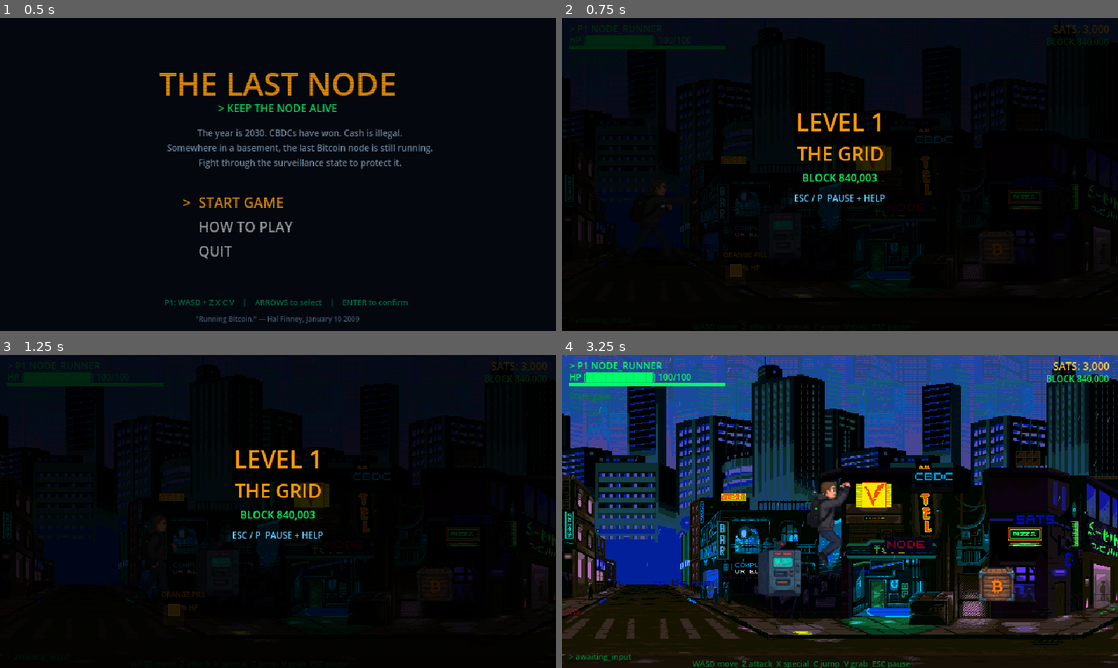
Above: before the commit, frames 1-4 (two rows, left to right).
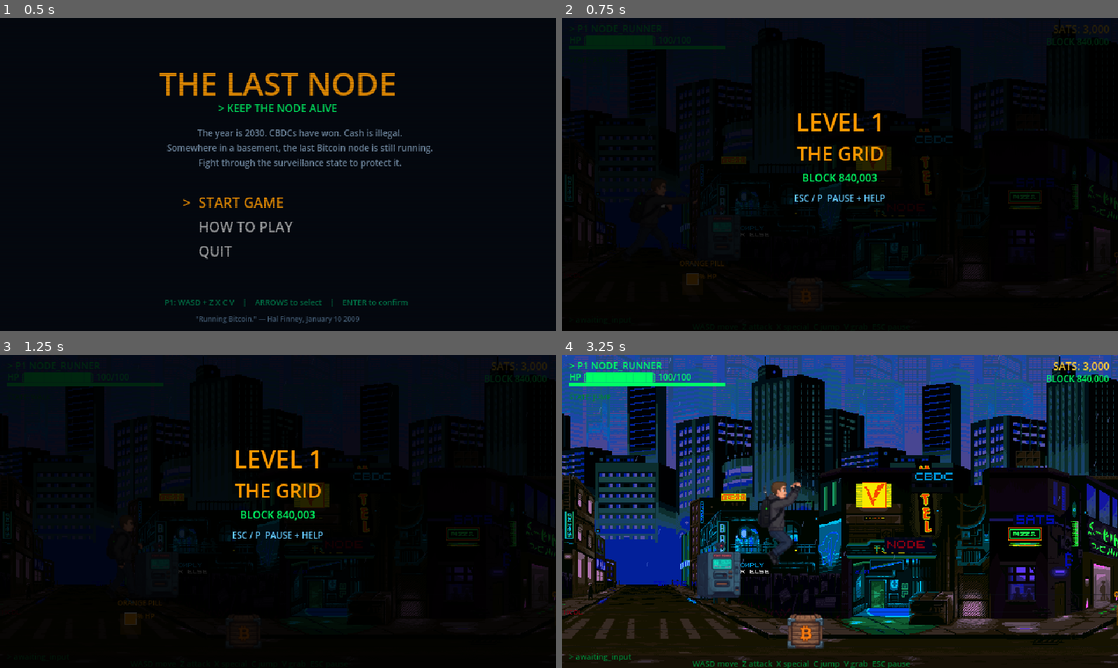
Above: after the commit, the same moments.

Repository: satsdisco/the-last-node-godot
Game: Godot game, scene res://scenes/ui/title_screen.tscn
Same seed, same stepped clock (60 frames per second), same inputs: the game is played once before the commit and once after it.
Inputs (mouse positions are in pixels of both pictures, inside the frame that each line leads up to):
- Up to frame 1 (0.5 s): no input
- Up to frame 2 (0.75 s): tap Enter at 0.5 s; move the mouse to (962, 158) at 0.52 s; hold D (move_right) from 0.53 s (still down); tap Z (attack) at 0.6 s; click (962, 158) at 0.67 s
- Up to frame 3 (1.25 s): keep holding D (move_right); tap C (jump) at 0.77 s
- Up to frame 4 (3.25 s): move the mouse to (728, 527) at 1.27 s; release D (move_right) at 1.28 s; hold S (move_down) 1.28-2.03 s; tap V (grab) at 1.35 s; tap C (jump) at 1.52, 3.02 s; move the mouse to (895, 442) at 2.02 s; hold D (move_right) 2.03-2.78 s; tap X (special) at 2.1 s; move the mouse to (812, 574) at 2.77 s; hold W (move_up) from 2.78 s (still down); tap Enter at 2.85 s; click (812, 574) at 2.92 s

Frame 1 is identical in both runs. In frame 2, 0.5% of the frame differs, in the area x 21-100%, y 60-92%; in frame 3, 0.6%; in frame 4, 5.4%, in the area x 24-100%, y 40-94%.

Commit message:
Rebalance difficulty — more health, better prop placement
Props repositioned between encounter zones (not inside fight areas):
- Placed at street edges (FLOOR_TOP and FLOOR_BOTTOM)
- Spaced between encounters for natural discovery
- Crates at front of street, machines at back

Health/power-up drops significantly boosted:
- Enemy drop rate: 35% health (was 25%), 40% sats (was 60%)
- Pre-placed orange pills after every encounter
- Boss prep area has 2 heals + cold storage + damage buff
- Free heal at level start

Game should be beatable now without perfect play.

Co-Authored-By: Claude Opus 4.6 (1M context) <noreply@anthropic.com>

Diff:
--- a/scripts/pickup.gd
+++ b/scripts/pickup.gd
@@ -203,13 +203,14 @@
 	return p
 
 static func spawn_random_drop(parent: Node, pos: Vector2):
-	# 60% sats, 25% orange pill, 10% power-up, 5% weapon
+	# 40% sats, 35% orange pill (health), 15% power-up, 10% weapon
+	# Generous health drops to keep the game fun, not frustrating
 	var roll = randf()
-	if roll < 0.60:
-		spawn_sats(parent, pos, [100, 100, 100, 250, 250, 500].pick_random())
-	elif roll < 0.85:
+	if roll < 0.40:
+		spawn_sats(parent, pos, [100, 100, 250, 250, 500].pick_random())
+	elif roll < 0.75:
 		spawn_power_up(parent, pos, PickupType.ORANGE_PILL)
-	elif roll < 0.95:
+	elif roll < 0.90:
 		var types = [PickupType.FULL_NODE, PickupType.COLD_STORAGE, PickupType.LIGHTNING]
 		spawn_power_up(parent, pos, types.pick_random())
 	else:
--- a/scripts/test_arena.gd
+++ b/scripts/test_arena.gd
@@ -82,26 +82,50 @@
 	player.add_child(camera)
 	camera.make_current()
 
-	# Destructible props along the level
-	# Props scattered through the level — mix of fiat oppression and resistance
-	# Placed at back edge of walkway (FLOOR_TOP=275) so they line the street
-	# Billboards behind the walk area since they're tall background props
-	Destructible.spawn(self, Vector2(250, FLOOR_TOP + 2), Destructible.PropType.VENDING)
-	Destructible.spawn(self, Vector2(500, FLOOR_TOP + 8), Destructible.PropType.CRATE)
-	Destructible.spawn(self, Vector2(750, FLOOR_TOP), Destructible.PropType.CHECKPOINT)
-	Destructible.spawn(self, Vector2(1050, FLOOR_TOP + 2), Destructible.PropType.ATM)
-	Destructible.spawn(self, Vector2(1350, FLOOR_TOP + 8), Destructible.PropType.CRATE)
-	Destructible.spawn(self, Vector2(1650, FLOOR_TOP - 10), Destructible.PropType.BILLBOARD)
-	Destructible.spawn(self, Vector2(1900, FLOOR_TOP + 2), Destructible.PropType.VENDING)
-	Destructible.spawn(self, Vector2(2200, FLOOR_TOP + 2), Destructible.PropType.ATM)
-	Destructible.spawn(self, Vector2(2500, FLOOR_TOP), Destructible.PropType.CHECKPOINT)
-	Destructible.spawn(self, Vector2(2750, FLOOR_TOP + 8), Destructible.PropType.CRATE)
-
-	# Pre-placed power-ups at key locations
-	Pickup.spawn_power_up(self, Vector2(200, 300), Pickup.PickupType.ORANGE_PILL)
-	Pickup.spawn_power_up(self, Vector2(1350, 300), Pickup.PickupType.ORANGE_PILL)
-	# Boss prep — heal + damage buff + weapon before the captain
-	Pickup.spawn_power_up(self, Vector2(2700, 300), Pickup.PickupType.ORANGE_PILL)
+	# === DESTRUCTIBLE PROPS ===
+	# Placed at the edges of the street (FLOOR_TOP = back, FLOOR_BOTTOM = front)
+	# BETWEEN encounter zones so they don't clutter fights
+	# Encounter zones: 1=x400, 2=x1200, 3=x2000, boss=x2800
+
+	# Before encounter 1 — intro area
+	Destructible.spawn(self, Vector2(180, FLOOR_TOP + 4), Destructible.PropType.VENDING)
+	Destructible.spawn(self, Vector2(280, FLOOR_BOTTOM - 8), Destructible.PropType.CRATE)
+
+	# Between encounters 1 and 2 — breathing room
+	Destructible.spawn(self, Vector2(700, FLOOR_TOP + 4), Destructible.PropType.ATM)
+	Destructible.spawn(self, Vector2(850, FLOOR_BOTTOM - 8), Destructible.PropType.CRATE)
+	Destructible.spawn(self, Vector2(1000, FLOOR_TOP + 4), Destructible.PropType.CHECKPOINT)
+
+	# Between encounters 2 and 3
+	Destructible.spawn(self, Vector2(1500, FLOOR_BOTTOM - 8), Destructible.PropType.VENDING)
+	Destructible.spawn(self, Vector2(1700, FLOOR_TOP + 4), Destructible.PropType.CRATE)
+	Destructible.spawn(self, Vector2(1850, FLOOR_TOP + 4), Destructible.PropType.ATM)
+
+	# Between encounter 3 and boss — last chance to stock up
+	Destructible.spawn(self, Vector2(2350, FLOOR_BOTTOM - 8), Destructible.PropType.CRATE)
+	Destructible.spawn(self, Vector2(2500, FLOOR_TOP + 4), Destructible.PropType.VENDING)
+	Destructible.spawn(self, Vector2(2650, FLOOR_BOTTOM - 8), Destructible.PropType.CRATE)
+
+	# === PRE-PLACED HEALTH & POWER-UPS ===
+	# Generous health drops between encounters so the game is beatable
+	var mid_y = (FLOOR_TOP + FLOOR_BOTTOM) / 2.0
+
+	# Start of level — free heal
+	Pickup.spawn_power_up(self, Vector2(150, mid_y), Pickup.PickupType.ORANGE_PILL)
+
+	# After encounter 1
+	Pickup.spawn_power_up(self, Vector2(650, mid_y - 10), Pickup.PickupType.ORANGE_PILL)
+	Pickup.spawn_power_up(self, Vector2(750, mid_y + 10), Pickup.PickupType.ORANGE_PILL)
+
+	# After encounter 2
+	Pickup.spawn_power_up(self, Vector2(1450, mid_y), Pickup.PickupType.ORANGE_PILL)
+	Pickup.spawn_power_up(self, Vector2(1600, mid_y - 10), Pickup.PickupType.FULL_NODE)
+
+	# After encounter 3 — boss prep
+	Pickup.spawn_power_up(self, Vector2(2400, mid_y - 10), Pickup.PickupType.ORANGE_PILL)
+	Pickup.spawn_power_up(self, Vector2(2500, mid_y), Pickup.PickupType.ORANGE_PILL)
+	Pickup.spawn_power_up(self, Vector2(2600, mid_y + 10), Pickup.PickupType.COLD_STORAGE)
+	Pickup.spawn_power_up(self, Vector2(2650, mid_y), Pickup.PickupType.FULL_NODE)
 	Pickup.spawn_power_up(self, Vector2(2720, 300), Pickup.PickupType.FULL_NODE)
 	Pickup.spawn_power_up(self, Vector2(2740, 300), Pickup.PickupType.COLD_STORAGE)
 
